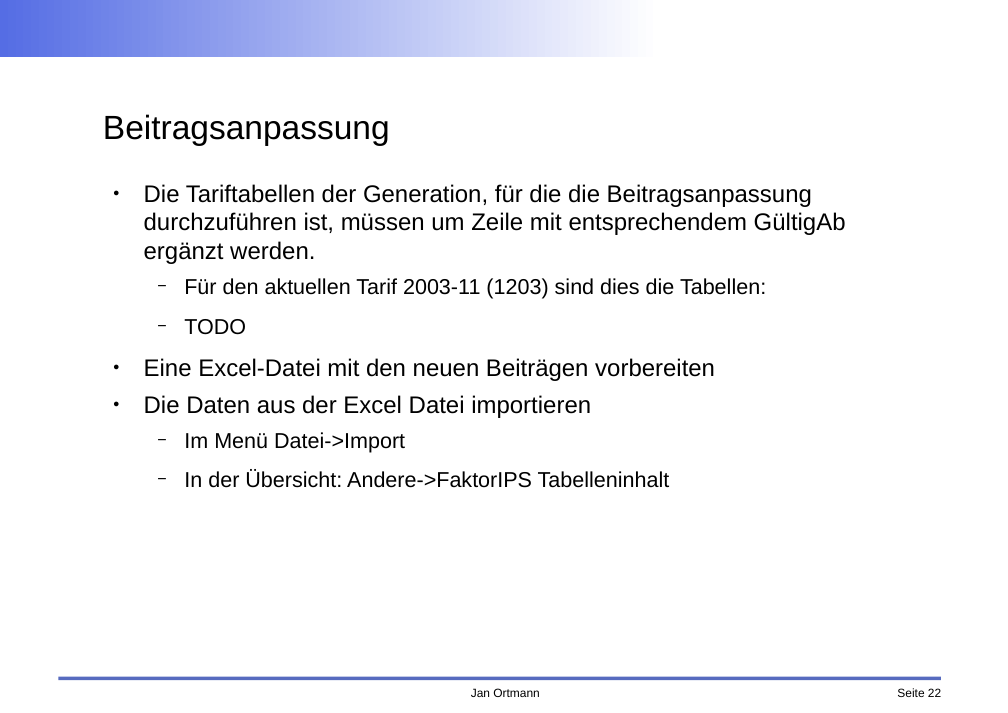
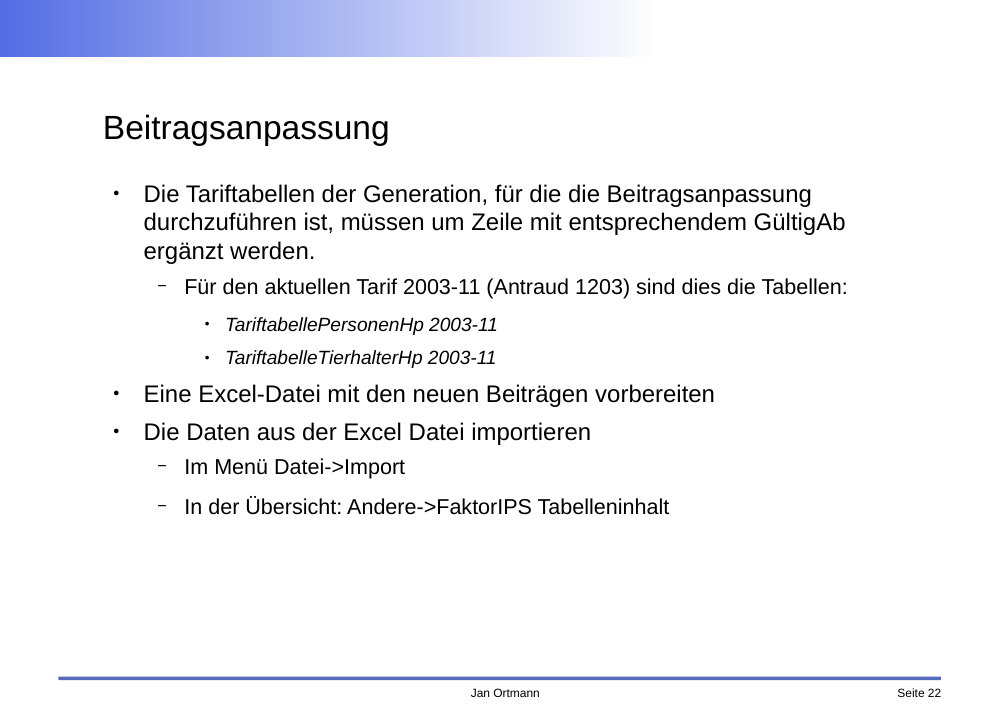
Before and after one commit to faktorips/faktorips.base, a slide deck: slide 22 of org.faktorips.doc/workshop/fachabteilung/FaktorIPS-Schulung FA Produktdefinition.odp. Drawn at 1008x713 pixels with LibreOffice and Linux fonts; fonts in the diff are those of the drawing; background and template pictures are left out. Boxes give left, top, right and bottom in pixels: in the first picture for what was removed or moved away, otherwise in the second. Text is boxed around its words. In the diff, an @@ line names an element or a change of style, - is before the commit and + after.

```diff
--- a/org.faktorips.doc/workshop/fachabteilung/FaktorIPS-Schulung FA Produktdefinition.odp
+++ b/org.faktorips.doc/workshop/fachabteilung/FaktorIPS-Schulung FA Produktdefinition.odp
@@ text at box(184, 278, 848, 368): text changed @@
-  − Für den aktuellen Tarif 2003-11 (1203) sind dies die Tabellen:
-  − TODO
+  − Für den aktuellen Tarif 2003-11 (Antraud 1203) sind dies die Tabellen:
+    ● TariftabellePersonenHp 2003-11
+    ● TariftabelleTierhalterHp 2003-11
```
Also in this commit, not shown: 6 other slides changed, 1 slide added, 1 slide removed, 10 other files.
